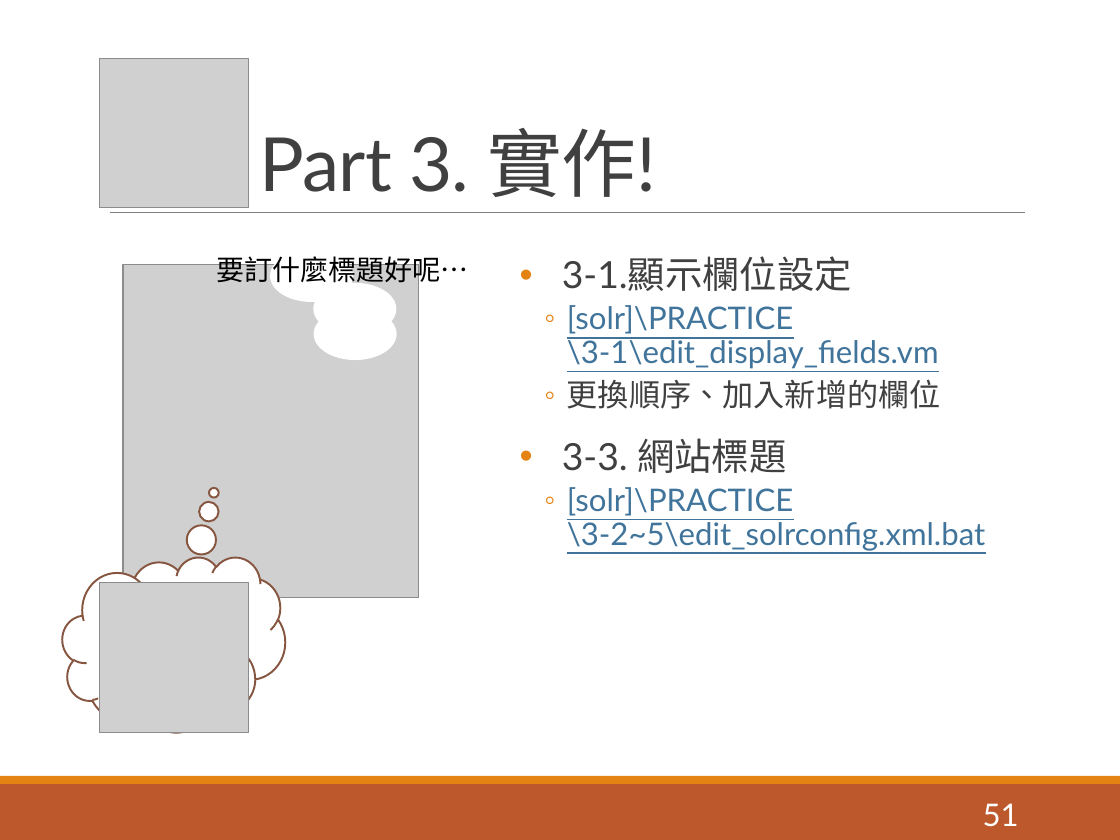
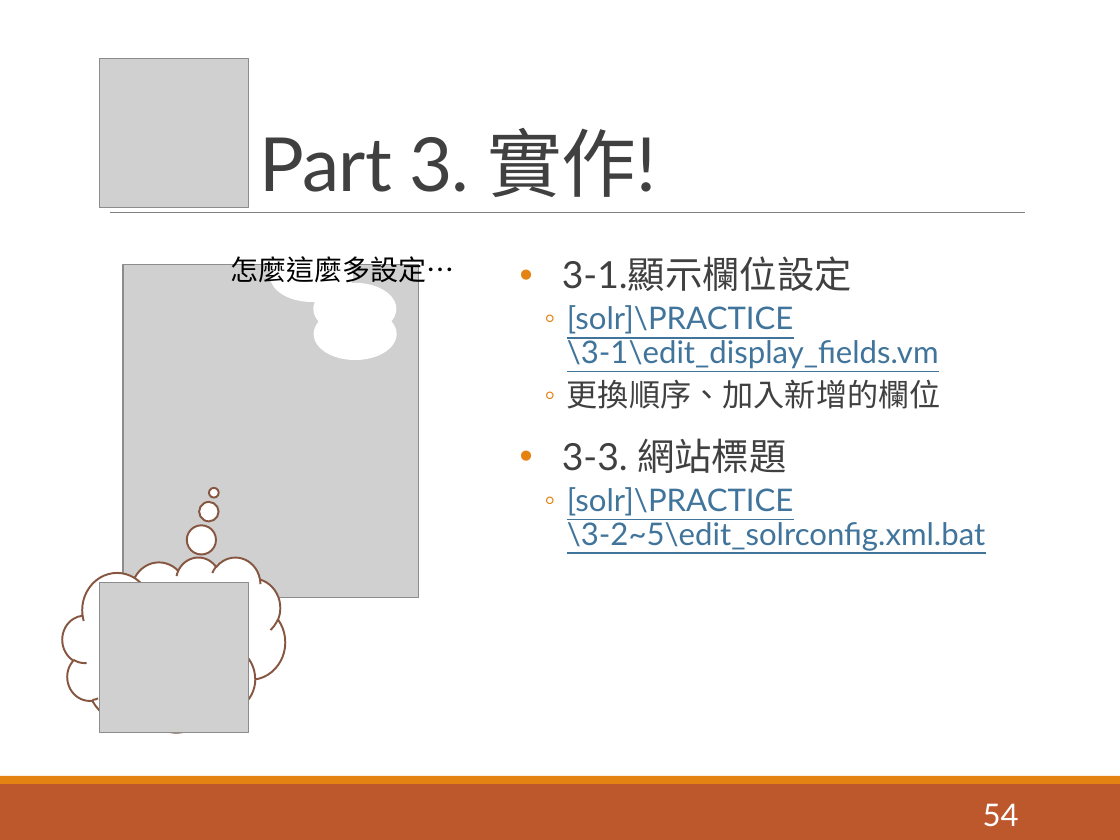
Before and after one commit to pulipulichen/ir-practice-solr, a slide deck: slide 54 of Apache Solr教學介紹.pptx (slide 51 before the commit). Drawn at 1120x840 pixels with LibreOffice and Linux fonts; fonts in the diff are those of the drawing; grey boxes stand for pictures. Boxes give left, top, right and bottom in pixels: in the first picture for what was removed or moved away, otherwise in the second. Text is boxed around its words. In the diff, an @@ line names an element or a change of style, - is before the commit and + after.

```diff
--- a/Apache Solr教學介紹.pptx
+++ b/Apache Solr教學介紹.pptx
@@ text at (231,256,455,288): text changed @@
-要訂什麼標題好呢…
+怎麼這麼多設定…
@@ page number at (983,803,1019,827): text changed @@
-51
+54
```
Also in this commit, not shown: 6 other slides changed, 3 slides added, 1 other file.
